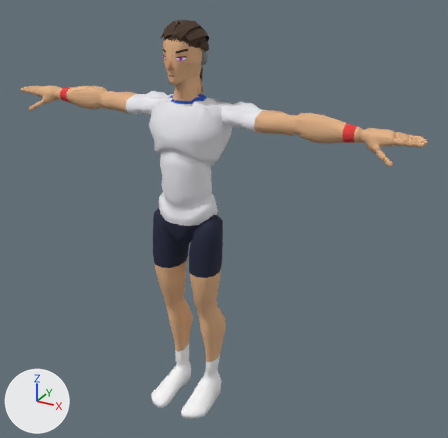
The glTF model sweetspot/models/players/p09.glb, before and after one commit.
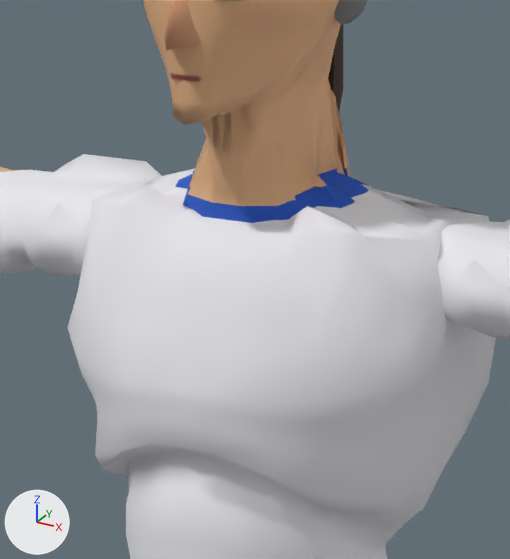
Old and new are each drawn whole from a camera (50 mm lens) standing at (1.379, -2.176, 2.082) and looking at (0.14, 0.076, 0.956) and again close up on the part from 30% to 52% of the width and 14% to 39% of the height. The axes (+X, +Y, +Z) are drawn at lower left. The lights are the same throughout. The last two pictures show the newer version. Vertices at exactly the same position are counted once.

Objects in the first close-up: 'Body', 'Hair', 'Nose' and 2 more.
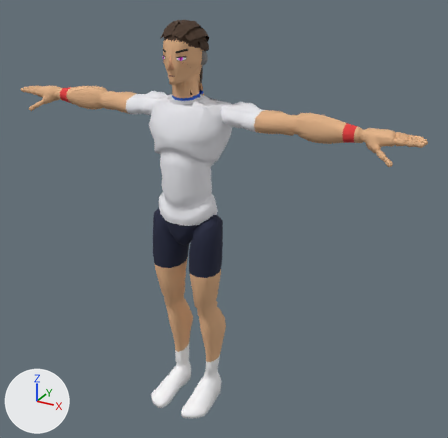
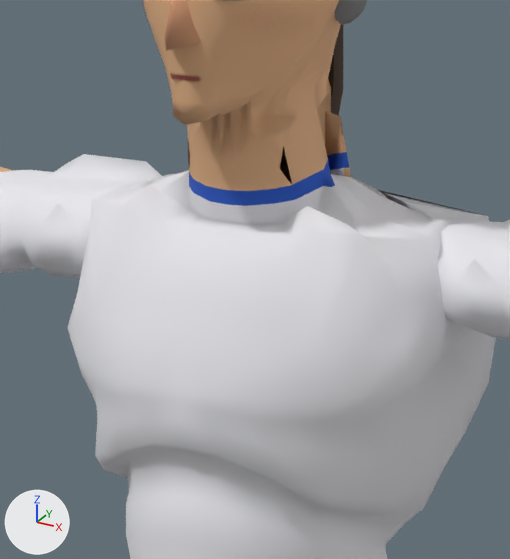
Pixel boxes (x1, y1, x2, y2) of what changed, in the close-ups (510 x 559 px; the box of a moved part takes in the faces that stretch with it):
part 1 of me_mannequin, moved or reshaped
    before: (159, 62, 390, 235)
    after: (159, 49, 386, 235)
part 2 of me_mannequin, surface changed
    both: (212, 193, 242, 212)

What changed in the scene script:
```text
Change me_mannequin:
    used by ob_body; location = (0.0, 0.0, 0.0)
    remove me_mannequin.from_pydata(...)  # 8048 vertices, 15850 faces; spans x -0.98..0.98, y -0.21..0.16, z 0.0..1.8
    add me_mannequin.from_pydata(...)  # 8066 vertices, 15886 faces; spans x -0.98..0.98, y -0.21..0.16, z 0.0..1.8
    me_mannequin part 1: 80 vertices moved from x -0.08..0.08, y -0.04..0.05, z 1.48..1.59 to x -0.07..0.06, y -0.05..0.06, z 1.48..1.59; 111 vertices removed from x -0.08..0.08, y -0.05..0.05, z 1.49..1.6; 129 vertices added at x -0.07..0.07, y -0.05..0.06, z 1.49..1.6
    me_mannequin part 2: 13 kept faces spanning x -0.07..0.07, y -0.05..0.04, z 1.48..1.52 get new texture (UV) coordinates
```
